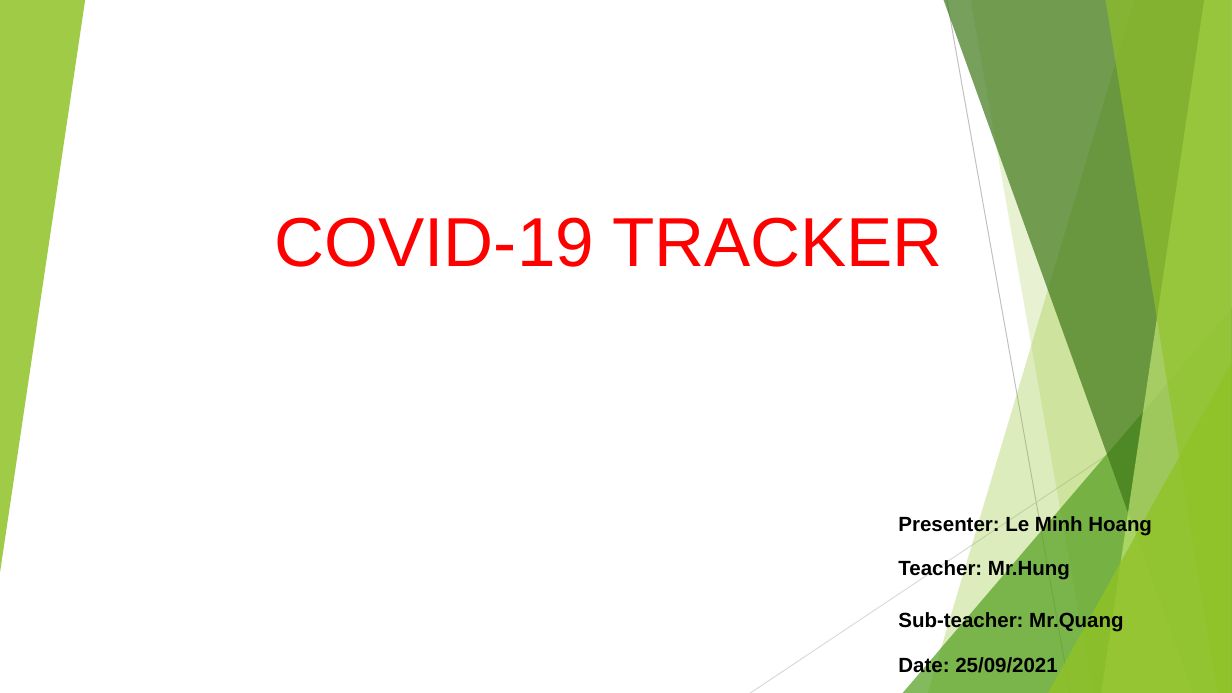
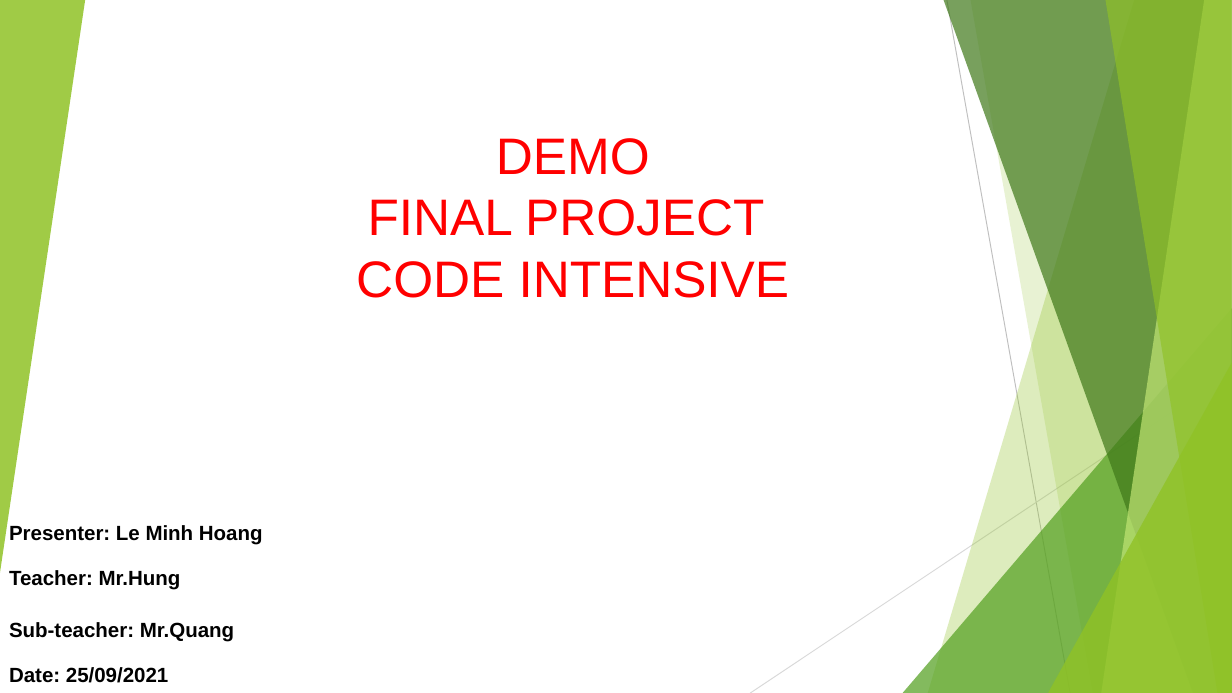
Before and after one commit to lmhkkk/COVID-19, a slide deck: slide 1 of COVID-19 TRACKER.pptx. Drawn at 1232x693 pixels with LibreOffice and Linux fonts; fonts in the diff are those of the drawing. Boxes give left, top, right and bottom in pixels: in the first picture for what was removed or moved away, otherwise in the second. Text is boxed around its words. In the diff, an @@ line names an element or a change of style, - is before the commit and + after.

```diff
--- a/COVID-19 TRACKER.pptx
+++ b/COVID-19 TRACKER.pptx
@@ title at [356,138,790,298]: text changed; size 54 to 40 pt @@
-COVID-19 TRACKER
+DEMO
+FINAL PROJECT
+CODE INTENSIVE
@@ text "Presenter: Le Minh Hoang" rewrapped from [898,514,1152,677] to [9,525,263,683] @@
```
Also in this commit, not shown: 1 other slide changed, 3 slides added, 2 other files.
